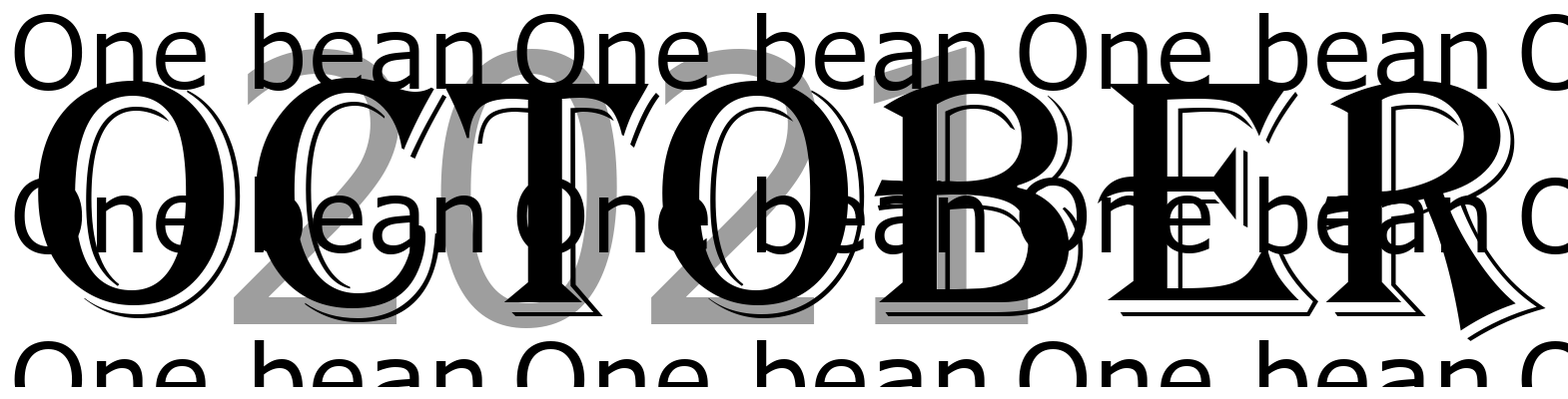
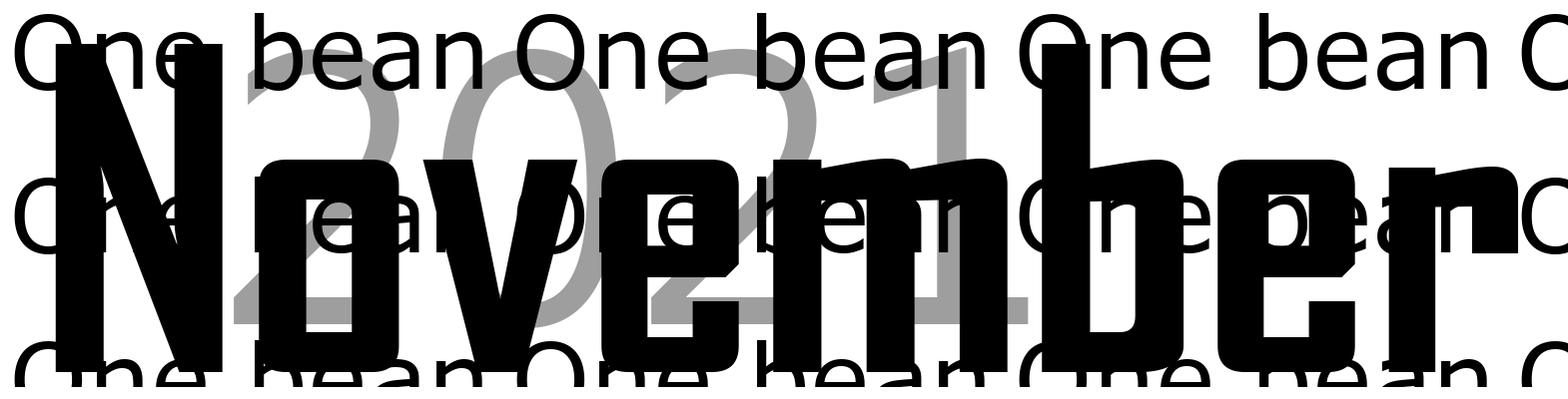
Layers edited between the first and the second w=1568, h=399 image:
renamed "October" to "November", painted on it over [37,43,1547,373]
